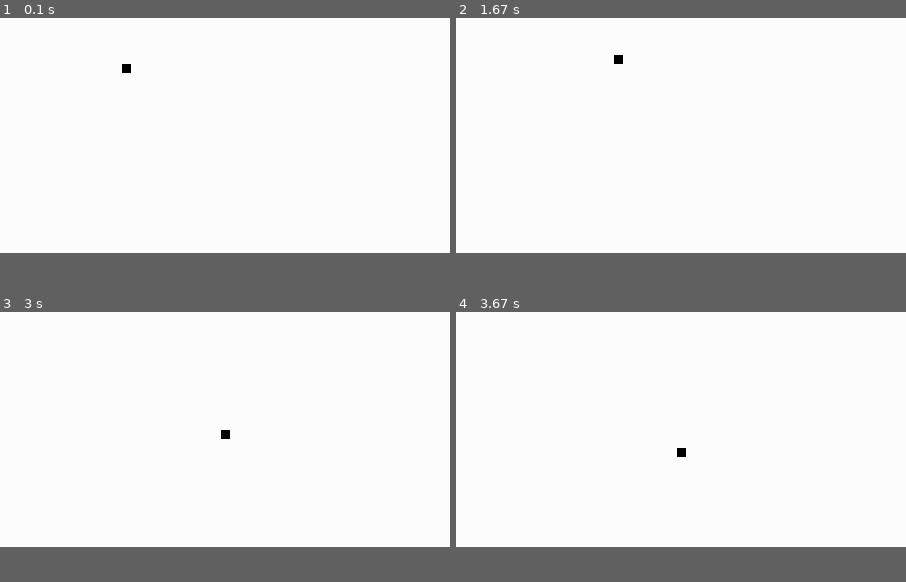
Above: before the commit, frames 1-4 (two rows, left to right).
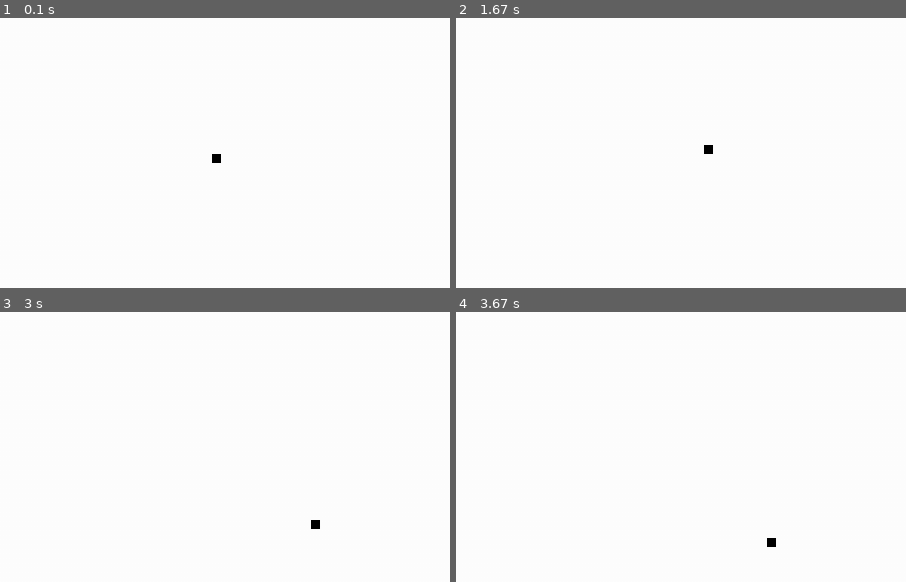
Above: after the commit, the same moments.

Repository: danyjf/tpj-2022
Game: pygame game, started from ant-life/main.py
Same seed, same stepped clock (60 frames per second), same inputs: the game is played once before the commit and once after it.
Inputs:
- Up to frame 1 (0.1 s): no input
- Up to frame 2 (1.67 s): no input
- Up to frame 3 (3 s): no input
- Up to frame 4 (3.67 s): no input
The pictures show only the part of the screen within x 25-75%, y 23-73%; the shares and areas given below are measured in that part.
The window is 720x360 before the commit and 900x540 after it. Grey fills any space a smaller window leaves; there, only what the larger window draws over its background counts as a difference.

The runs differ from the first frame. In frame 1, 0.1% of the frame differs, in the area x 27-50%, y 17-54%; in frame 2, 0.1%; in frame 3, 0.1%; in frame 4, 0.1%.

Commit message:
Add essential classes

Diff:
--- a/ant-life/ant.py
+++ b/ant-life/ant.py
@@ -2,11 +2,12 @@
 import random
 
 from const import SCALE
+from entity import Entity
 
-class Ant:
+class Ant(Entity):
     def __init__(self):
-        self.x = 40
-        self.y = 20
+        self.x = 50
+        self.y = 30
 
     def update(self):
         self.x += random.randrange(-1, 2)
--- a/ant-life/const.py
+++ b/ant-life/const.py
@@ -1,3 +1,3 @@
-WIDTH = 80
-HEIGHT = 40
+WIDTH = 100
+HEIGHT = 60
 SCALE = 10
--- /dev/null
+++ b/ant-life/entity.py
@@ -0,0 +1,6 @@
+class Entity:
+    def update(self):
+        return NotImplemented
+
+    def render(self):
+        return NotImplemented
--- /dev/null
+++ b/ant-life/food.py
@@ -0,0 +1,11 @@
+from entity import Entity
+
+class Food(Entity):
+    def __init__(self):
+        pass
+
+    def update(self):
+        pass
+
+    def render(self):
+        pass
--- /dev/null
+++ b/ant-life/poison.py
@@ -0,0 +1,11 @@
+from entity import Entity
+
+class Poison(Entity):
+    def __init__(self):
+        pass
+
+    def update(self):
+        pass
+
+    def render(self):
+        pass
--- /dev/null
+++ b/ant-life/water.py
@@ -0,0 +1,11 @@
+from entity import Entity
+
+class Water(Entity):
+    def __init__(self):
+        pass
+
+    def update(self):
+        pass
+
+    def render(self):
+        pass
